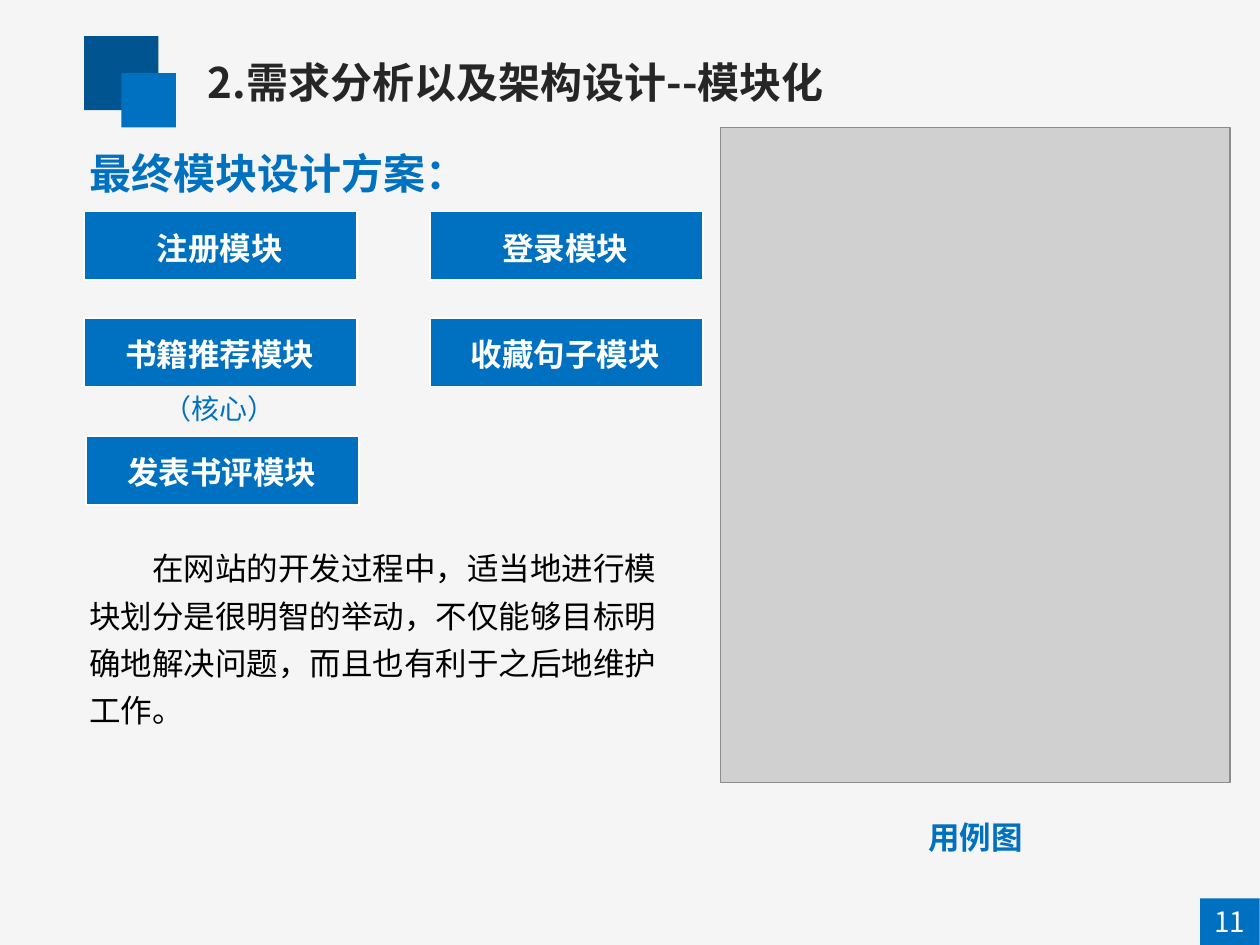
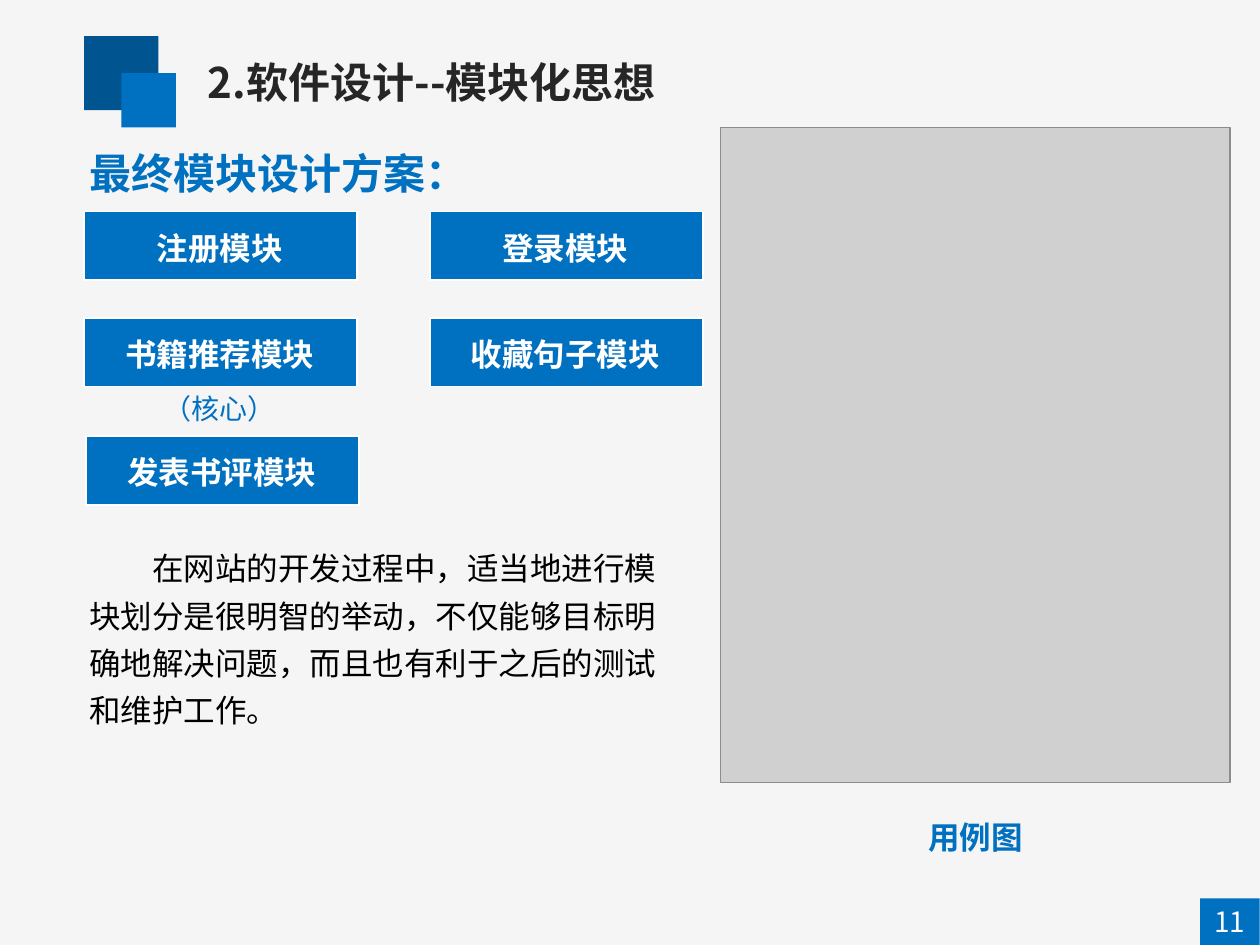
Before and after one commit to lijianhui1997/about_graduate, a slide deck: slide 11 of 答辩/李建辉-答辩.pptx (slide 10 before the commit). Drawn at 1260x945 pixels with LibreOffice and Linux fonts; fonts in the diff are those of the drawing; grey boxes stand for pictures. Boxes give left, top, right and bottom in pixels: in the first picture for what was removed or moved away, otherwise in the second. Text is boxed around its words. In the diff, an @@ line names an element or a change of style, - is before the commit and + after.

```diff
--- a/答辩/李建辉-答辩.pptx
+++ b/答辩/李建辉-答辩.pptx
@@ text at [208, 62, 656, 102]: text changed @@
-2.需求分析以及架构设计--模块化
+2.软件设计--模块化思想
@@ text at [89, 553, 656, 725]: text changed @@
-在网站的开发过程中，适当地进行模块划分是很明智的举动，不仅能够目标明确地解决问题，而且也有利于之后地维护工作。
+在网站的开发过程中，适当地进行模块划分是很明智的举动，不仅能够目标明确地解决问题，而且也有利于之后的测试和维护工作。
```
Also in this commit, not shown: 16 other slides changed, 2 slides added, 6 slides removed, 5 other files.
